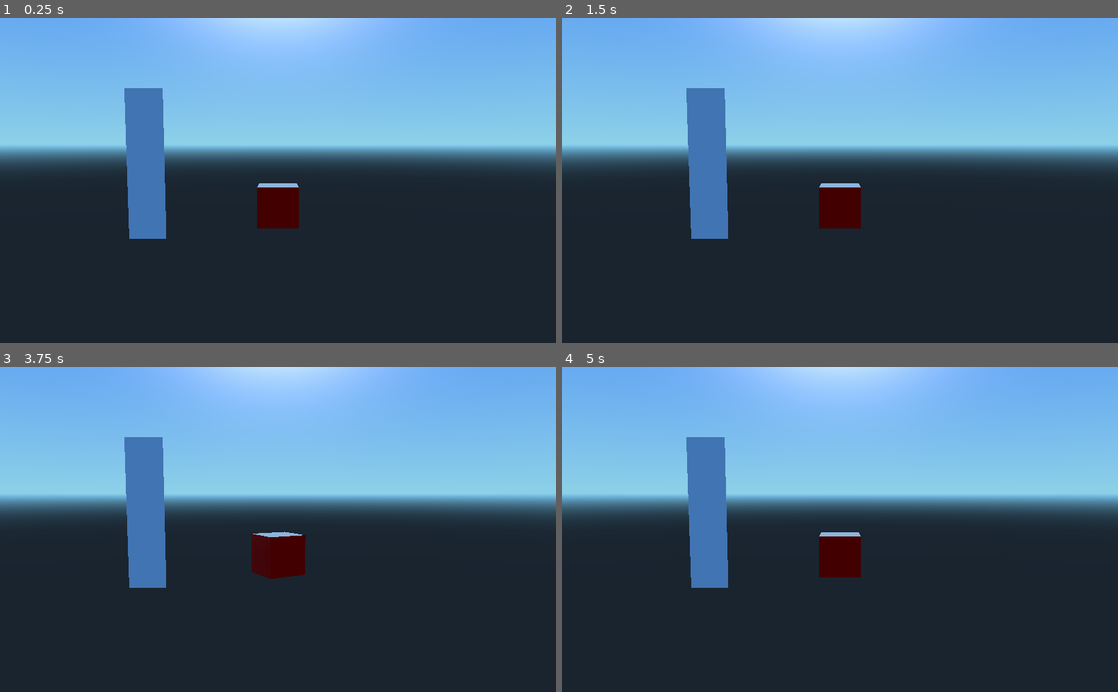
Above: before the commit, frames 1-4 (two rows, left to right).
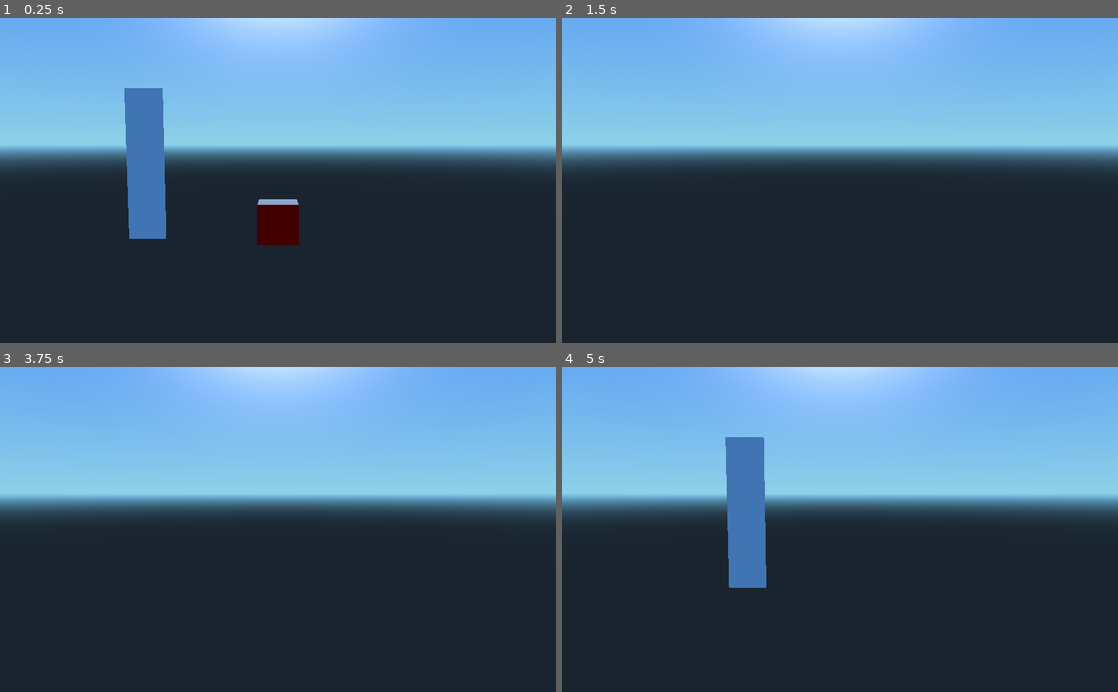
Above: after the commit, the same moments.

Repository: uspgamedev/welcome-to-your-mind
Game: Godot game, scene res://TestWorld.tscn
Two runs of this game, one before a commit and one after it. Both use one fixed random seed, a clock stepped at 60 frames per second and the inputs below.
Inputs (mouse positions are in pixels of both pictures, inside the frame that each line leads up to):
- Up to frame 1 (0.25 s): no input
- Up to frame 2 (1.5 s): move the mouse to (962, 164) at 0.52 s; hold D (movement_right) 0.53-1.28 s; hold E (interact) 0.53-1.28 s; move the mouse to (728, 196) at 1.27 s; hold S (movement_backward) from 1.28 s (still down); tap E (interact) at 1.35 s
- Up to frame 3 (3.75 s): tap Enter at 2, 3.5 s; move the mouse to (333, 458) at 2.02 s; release S (movement_backward) at 2.03 s; hold D (movement_right) 2.03-2.78 s; hold E (interact) 2.03-2.78 s; tap Space at 2.75 s; move the mouse to (250, 594) at 2.77 s; hold W (movement_forward) 2.78-3.53 s; tap E (interact) at 2.85 s; move the mouse to (444, 578) at 3.52 s; hold A (movement_left) from 3.53 s (still down); hold E (interact) from 3.53 s (still down)
- Up to frame 4 (5 s): keep holding A (movement_left); tap Space at 4.25 s; move the mouse to (673, 480) at 4.27 s; release E (interact) at 4.28 s; tap E (interact) at 4.35 s

The runs differ from the first frame. In frame 1, 0.9% of the frame differs, in the area x 46-54%, y 50-70%; in frame 2, 4.2%; in frame 3, 4.4%; in frame 4, 7.3%, in the area x 22-54%, y 21-68%.
Error before the commit: Invalid call to function 'count' in base 'Array'. Expected 1 arguments. (res://PlayerSideScroller.gd:87)

Commit message:
Now everything seems fine

Diff:
--- a/PlayerSideScroller.gd
+++ b/PlayerSideScroller.gd
@@ -84,7 +84,7 @@
 	hvel.y = 0
 
 	var target = dir
-	var slow_factor = 1 + encostinhos.count()
+	var slow_factor = 1 + encostinhos.size()
 	target *= (MAX_SPEED/slow_factor)
 
 	var accel
